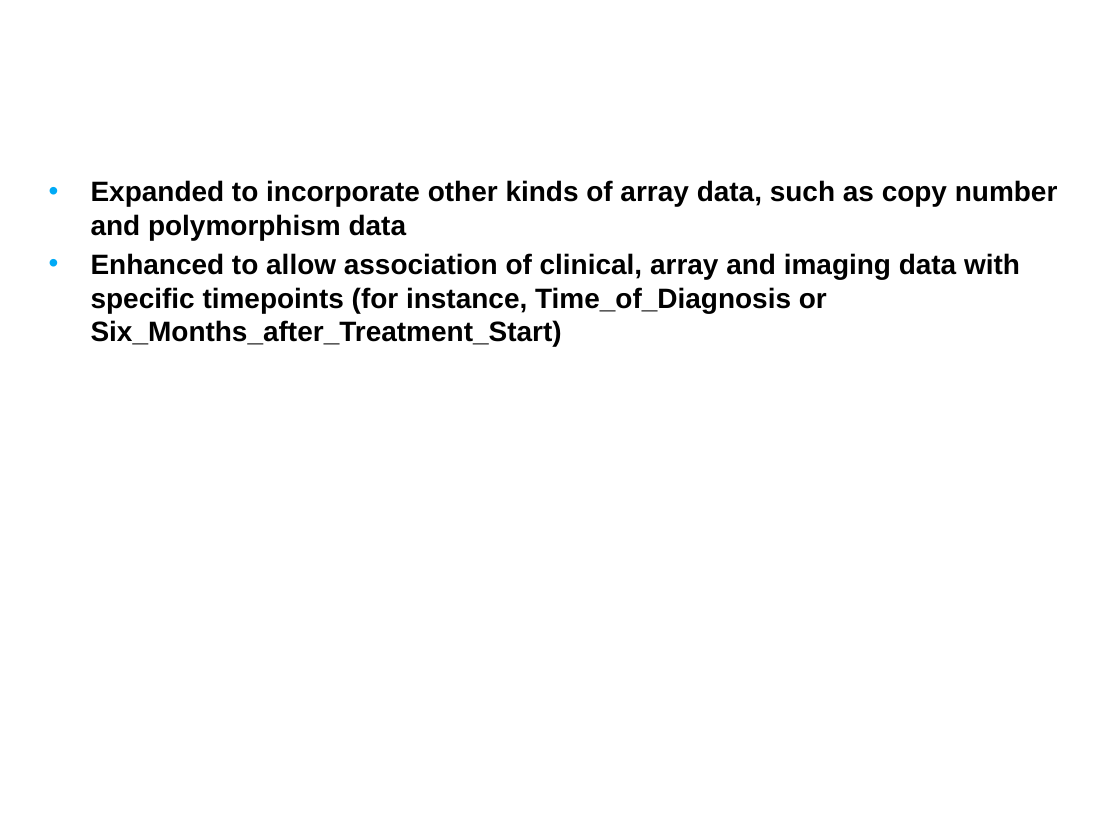
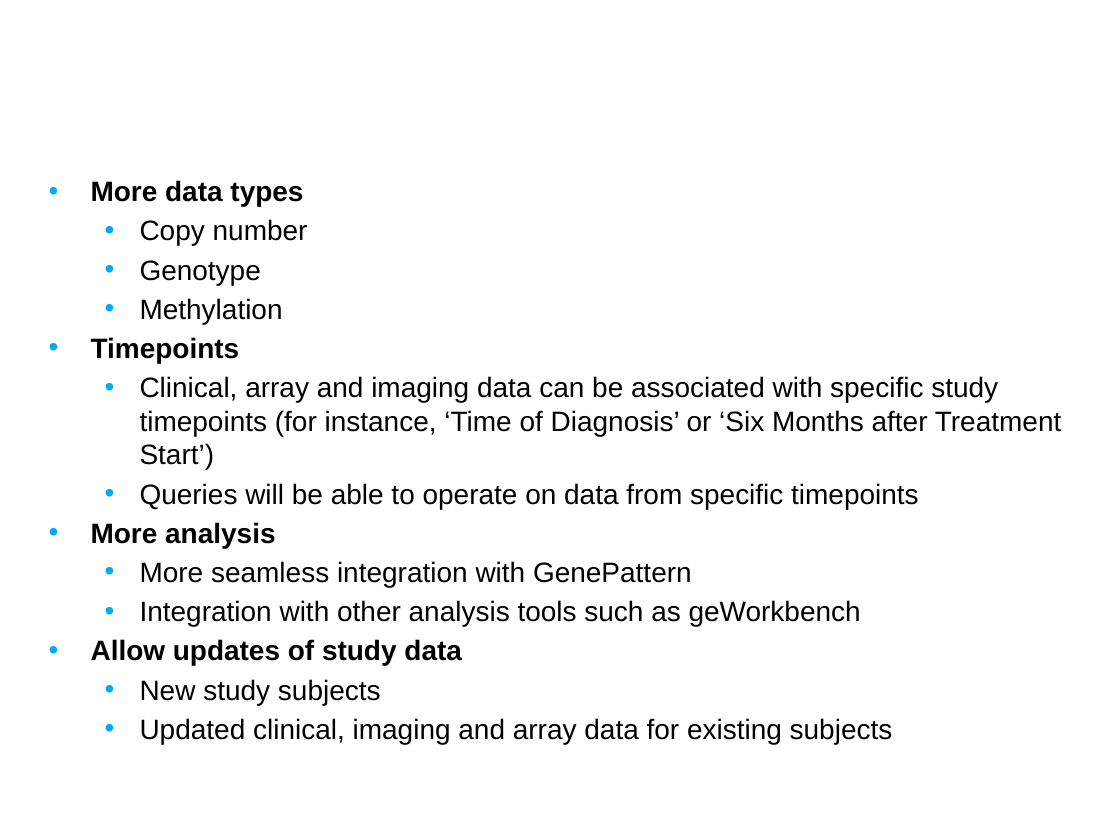
Before and after one commit to NCIP/caintegrator, a slide deck: slide 7 of docs/project_management/external_meetings/Pre Alpha Release Intro Slides.pptx. Drawn at 1120x840 pixels with LibreOffice and Linux fonts; fonts in the diff are those of the drawing; background and template pictures are left out. Boxes give left, top, right and bottom in pixels: in the first picture for what was removed or moved away, otherwise in the second. Text is boxed around its words. In the diff, an @@ line names an element or a change of style, - is before the commit and + after.

```diff
--- a/docs/project_management/external_meetings/Pre Alpha Release Intro Slides.pptx
+++ b/docs/project_management/external_meetings/Pre Alpha Release Intro Slides.pptx
@@ text at <box>91,180,1062,744</box>: text changed; bold off @@
-• Expanded to incorporate other kinds of array data, such as copy number and polymorphism data
-• Enhanced to allow association of clinical, array and imaging data with specific timepoints (for instance, Time_of_Diagnosis or Six_Months_after_Treatment_Start)
+• More data types
+  • Copy number
+  • Genotype
+  • Methylation
+• Timepoints
+  • Clinical, array and imaging data can be associated with specific study timepoints (for instance, ‘Time of Diagnosis’ or ‘Six Months after Treatment Start’)
+  • Queries will be able to operate on data from specific timepoints
+• More analysis
+  • More seamless integration with GenePattern
+  • Integration with other analysis tools such as geWorkbench
+• Allow updates of study data
+  • New study subjects
+  • Updated clinical, imaging and array data for existing subjects
```
Also in this commit, not shown: 2 other slides changed, 1 slide added, 1 slide removed.
